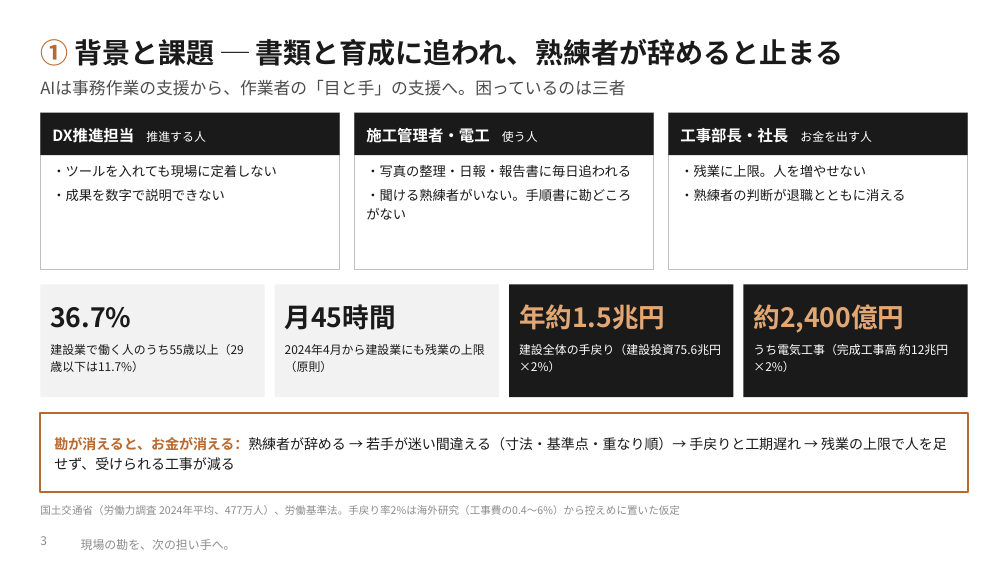
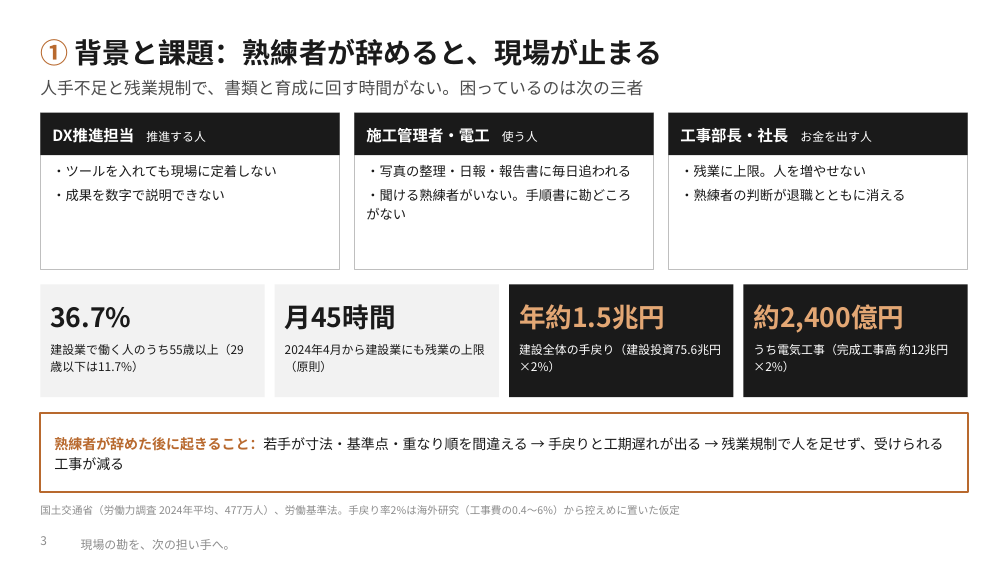
Before and after one commit to SEITOSHIKI/-ai-commute-audio-, a slide deck: slide 3 of deck/カンツギ_事業計画書_16枚版.pptx. Drawn at 1008x567 pixels with LibreOffice and Linux fonts; fonts in the diff are those of the drawing; background and template pictures are left out. Boxes give left, top, right and bottom in pixels: in the first picture for what was removed or moved away, otherwise in the second. Text is boxed around its words. In the diff, an @@ line names an element or a change of style, - is before the commit and + after.

```diff
--- a/deck/カンツギ_事業計画書_16枚版.pptx
+++ b/deck/カンツギ_事業計画書_16枚版.pptx
@@ text at [40, 39, 663, 66]: text changed @@
-① 背景と課題 ─ 書類と育成に追われ、熟練者が辞めると止まる
+① 背景と課題：熟練者が辞めると、現場が止まる
@@ text at [40, 80, 643, 96]: text changed @@
-AIは事務作業の支援から、作業者の「目と手」の支援へ。困っているのは三者
+人手不足と残業規制で、書類と育成に回す時間がない。困っているのは次の三者
@@ text at [54, 437, 944, 470]: text changed @@
-勘が消えると、お金が消える：熟練者が辞める → 若手が迷い間違える（寸法・基準点・重なり順）→ 手戻りと工期遅れ → 残業の上限で人を足せず、受けられる工事が減る
+熟練者が辞めた後に起きること：若手が寸法・基準点・重なり順を間違える → 手戻りと工期遅れが出る → 残業規制で人を足せず、受けられる工事が減る
```
Also in this commit, not shown: 15 other slides changed, 8 other files.
